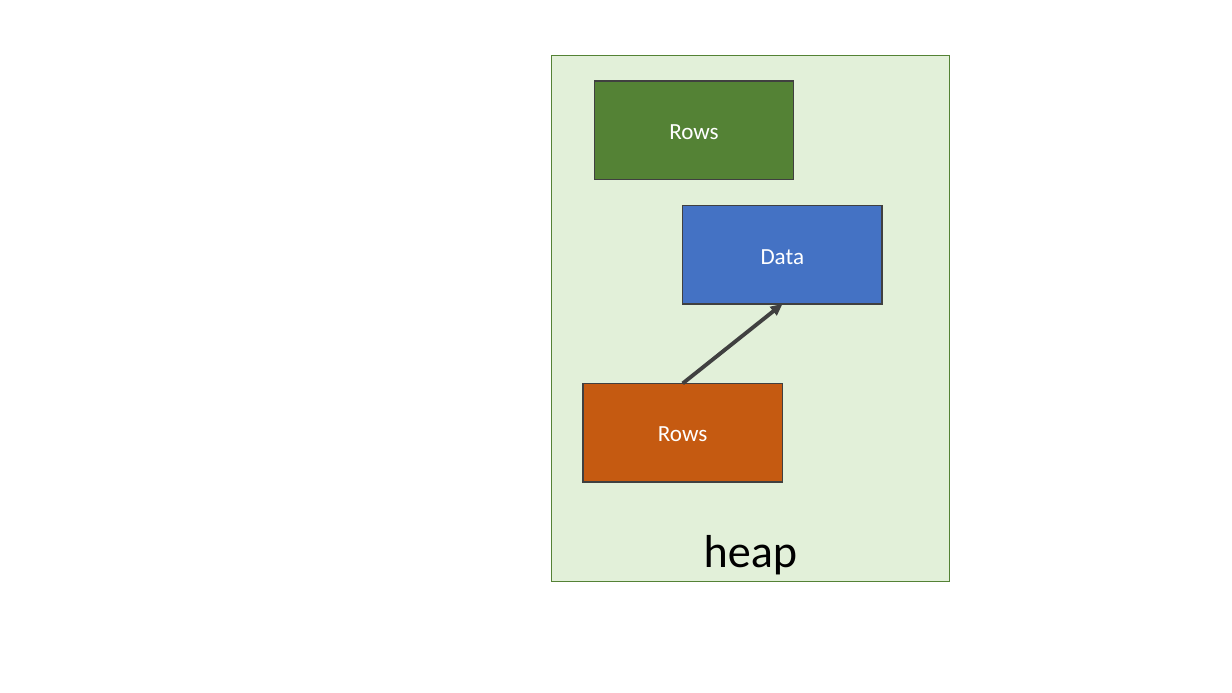
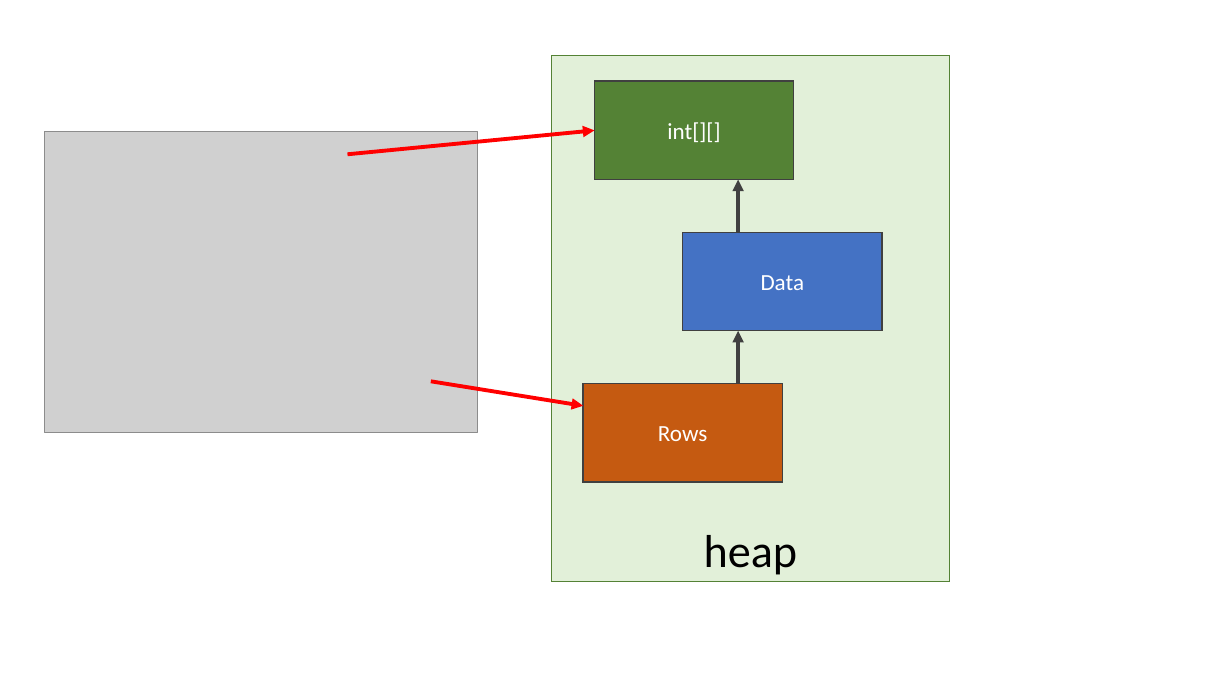
Before and after one commit to albertattard/java-boot-camp, a slide deck: slide 24 of assets/images/Images.pptx. Drawn at 1232x693 pixels with LibreOffice and Linux fonts; fonts in the diff are those of the drawing; grey boxes stand for pictures. Boxes give left, top, right and bottom in pixels: in the first picture for what was removed or moved away, otherwise in the second. Text is boxed around its words. In the diff, an @@ line names an element or a change of style, - is before the commit and + after.

```diff
--- a/assets/images/Images.pptx
+++ b/assets/images/Images.pptx
@@ picture added at box(44, 131, 477, 433) @@
@@ arrow added from (348, 154) to (594, 130), #FF0000 3 pt @@
@@ text in rectangle at box(667, 122, 720, 142): text changed @@
-Rows
+int[][]
@@ arrow added from (738, 232) to (738, 179), #404040 3 pt @@
@@ rectangle "Data": place and size @@
-rectangle "Data" at box(683, 205, 883, 304)
+rectangle "Data" at box(683, 232, 883, 331)
@@ arrow moved from (683, 384) - (783, 304) to (738, 384) - (738, 331) @@
@@ arrow added from (431, 382) to (583, 406), #FF0000 3 pt @@
```
Also in this commit, not shown: 1 other file.
